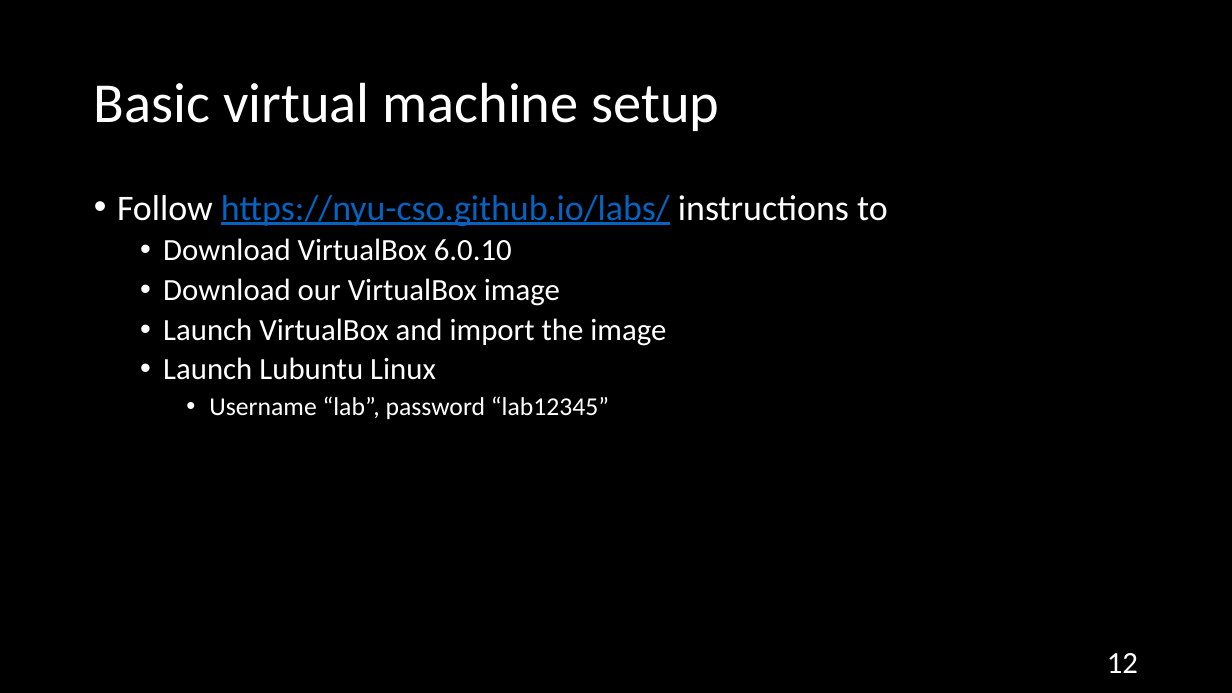
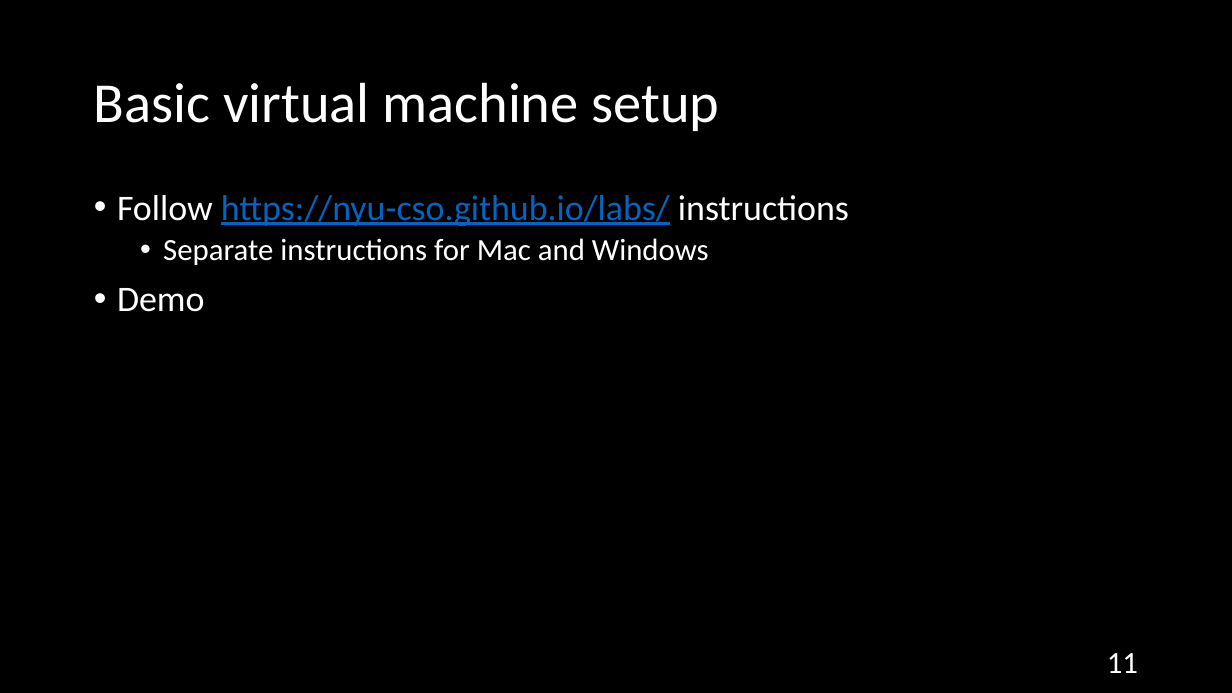
Before and after one commit to NYU-CSO/nyu-cso.github.io, a slide deck: slide 11 of rec-notes/r01.pptx (slide 12 before the commit). Drawn at 1232x693 pixels with LibreOffice and Linux fonts; fonts in the diff are those of the drawing. Boxes give left, top, right and bottom in pixels: in the first picture for what was removed or moved away, otherwise in the second. Text is boxed around its words. In the diff, an @@ line names an element or a change of style, - is before the commit and + after.

```diff
--- a/rec-notes/r01.pptx
+++ b/rec-notes/r01.pptx
@@ text at <box>117,195,849,312</box>: text changed; size 24 to 28 pt @@
-• Follow https://nyu-cso.github.io/labs/ instructions to
-  • Download VirtualBox 6.0.10
-  • Download our VirtualBox image
-  • Launch VirtualBox and import the image
-  • Launch Lubuntu Linux
-    • Username “lab”, password “lab12345”
+• Follow https://nyu-cso.github.io/labs/ instructions
+  • Separate instructions for Mac and Windows
+• Demo
@@ page number at <box>1107,653,1138,673</box>: text changed @@
-12
+11
```
Also in this commit, not shown: 8 other slides changed, 1 slide added, 3 slides removed, 1 other file.
